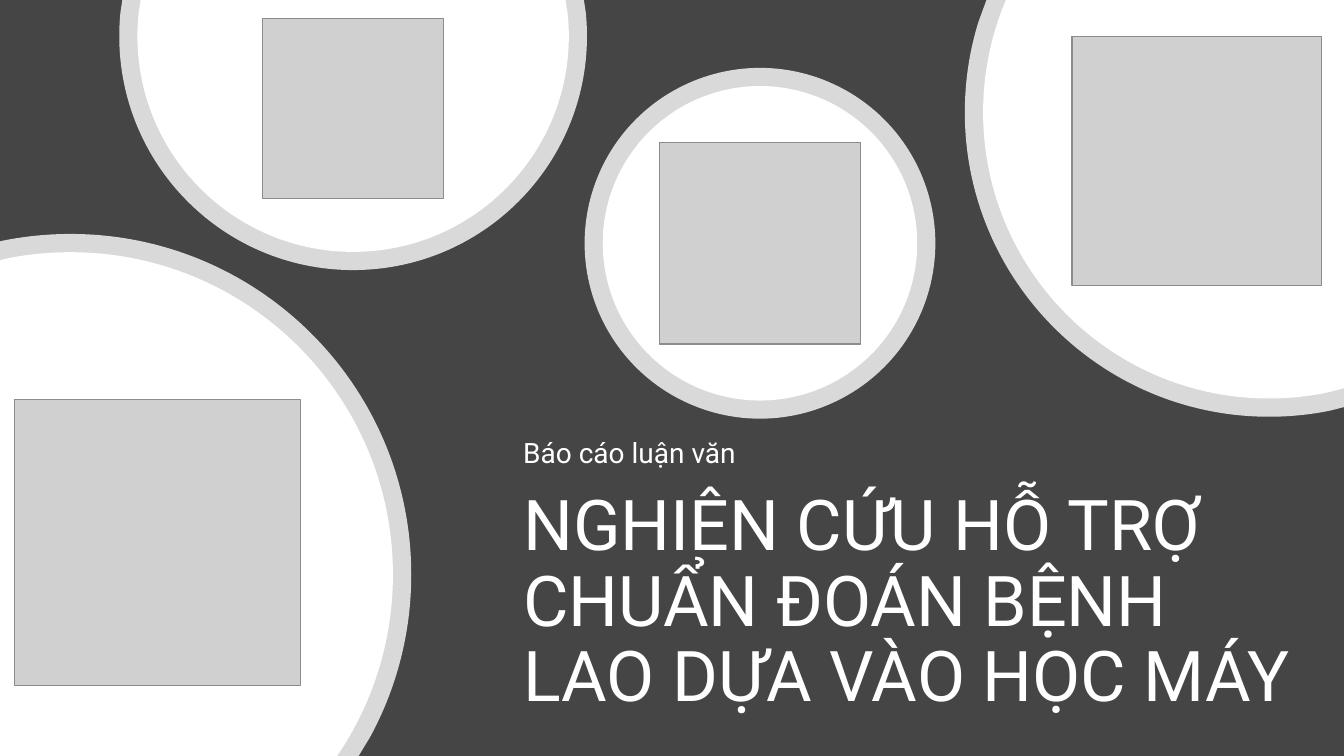
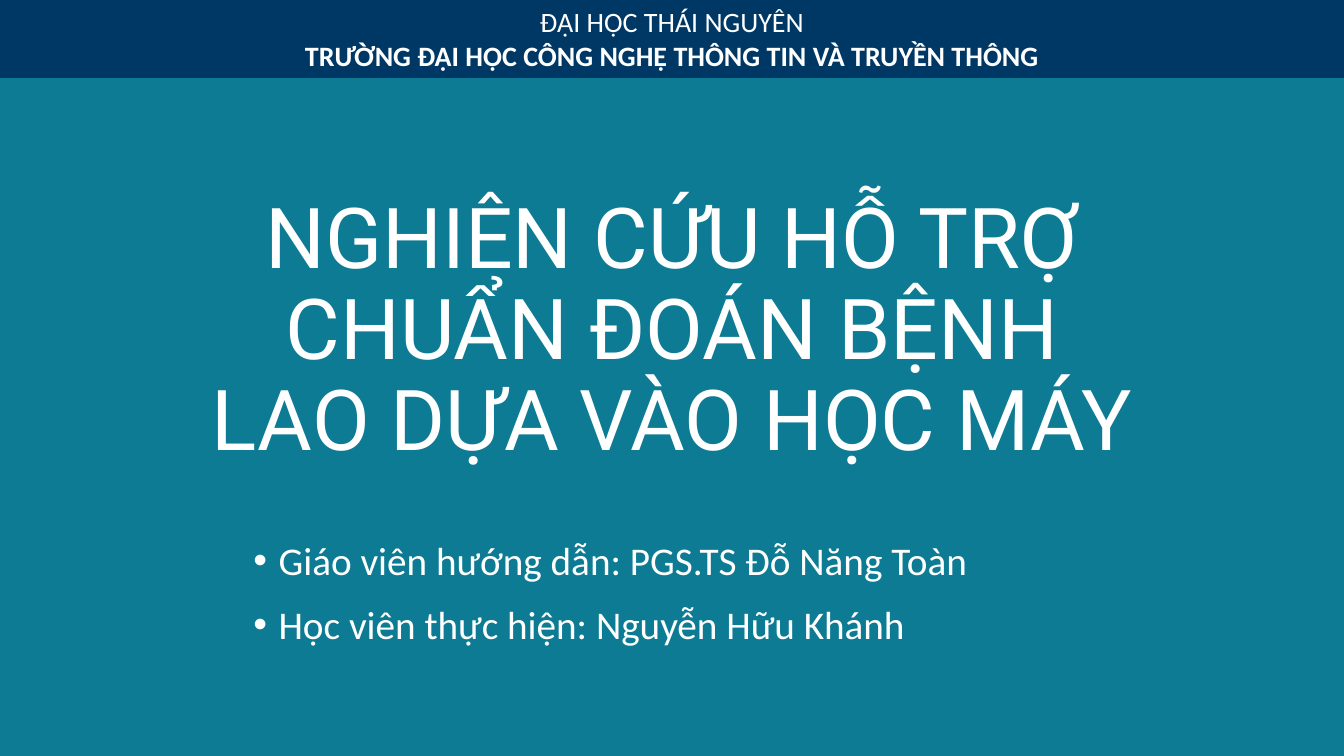
Before and after one commit to klaa/luan_van, a slide deck: slide 1 of Slide_baove.pptx. Drawn at 1344x756 pixels with LibreOffice and Linux fonts; fonts in the diff are those of the drawing; grey boxes stand for pictures. Boxes give left, top, right and bottom in pixels: in the first picture for what was removed or moved away, otherwise in the second. Text is boxed around its words. In the diff, an @@ line names an element or a change of style, - is before the commit and + after.

```diff
--- a/Slide_baove.pptx
+++ b/Slide_baove.pptx
@@ background #454545 to #0C7B93 @@
@@ rectangle added at bbox=[0, 0, 1344, 78], fill #003865, 20 pt, text #FFFFFF, bold @@
+ĐẠI HỌC THÁI NGUYÊN
+TRƯỜNG ĐẠI HỌC CÔNG NGHỆ THÔNG TIN VÀ TRUYỀN THÔNG
@@ freeform shape removed at bbox=[119, 0, 587, 270] @@
@@ freeform shape removed at bbox=[137, 0, 569, 252] @@
@@ picture removed at bbox=[263, 18, 444, 199] @@
@@ freeform shape removed at bbox=[965, 0, 1344, 417] @@
@@ freeform shape removed at bbox=[983, 0, 1344, 399] @@
@@ picture removed at bbox=[1073, 36, 1322, 285] @@
@@ ellipse removed at bbox=[585, 68, 936, 418] @@
@@ ellipse removed at bbox=[603, 86, 918, 400] @@
@@ picture removed at bbox=[659, 142, 861, 344] @@
@@ title "NGHIÊN CỨU HỖ TRỢ CHUẨN ...": place and size @@
-title "NGHIÊN CỨU HỖ TRỢ CHUẨN ..." at bbox=[523, 486, 1289, 714]
+title "NGHIÊN CỨU HỖ TRỢ CHUẨN ..." at bbox=[212, 192, 1131, 465]
@@ title "NGHIÊN CỨU HỖ TRỢ CHUẨN ..." at bbox=[212, 192, 1131, 465]: size 50 to 60 pt; alignment left to centre; more space between paragraphs @@
@@ freeform shape removed at bbox=[0, 234, 411, 756] @@
@@ freeform shape removed at bbox=[0, 252, 393, 756] @@
@@ picture removed at bbox=[14, 399, 300, 686] @@
@@ subtitle removed at bbox=[523, 442, 736, 468] @@
-Báo cáo luận văn
@@ subtitle added at bbox=[279, 543, 967, 646], 28 pt, text #FFFFFF @@
+• Giáo viên hướng dẫn: PGS.TS Đỗ Năng Toàn
+• Học viên thực hiện: Nguyễn Hữu Khánh
```
Also in this commit, not shown: 7 slides added, 6 slides removed, 14 other files.
